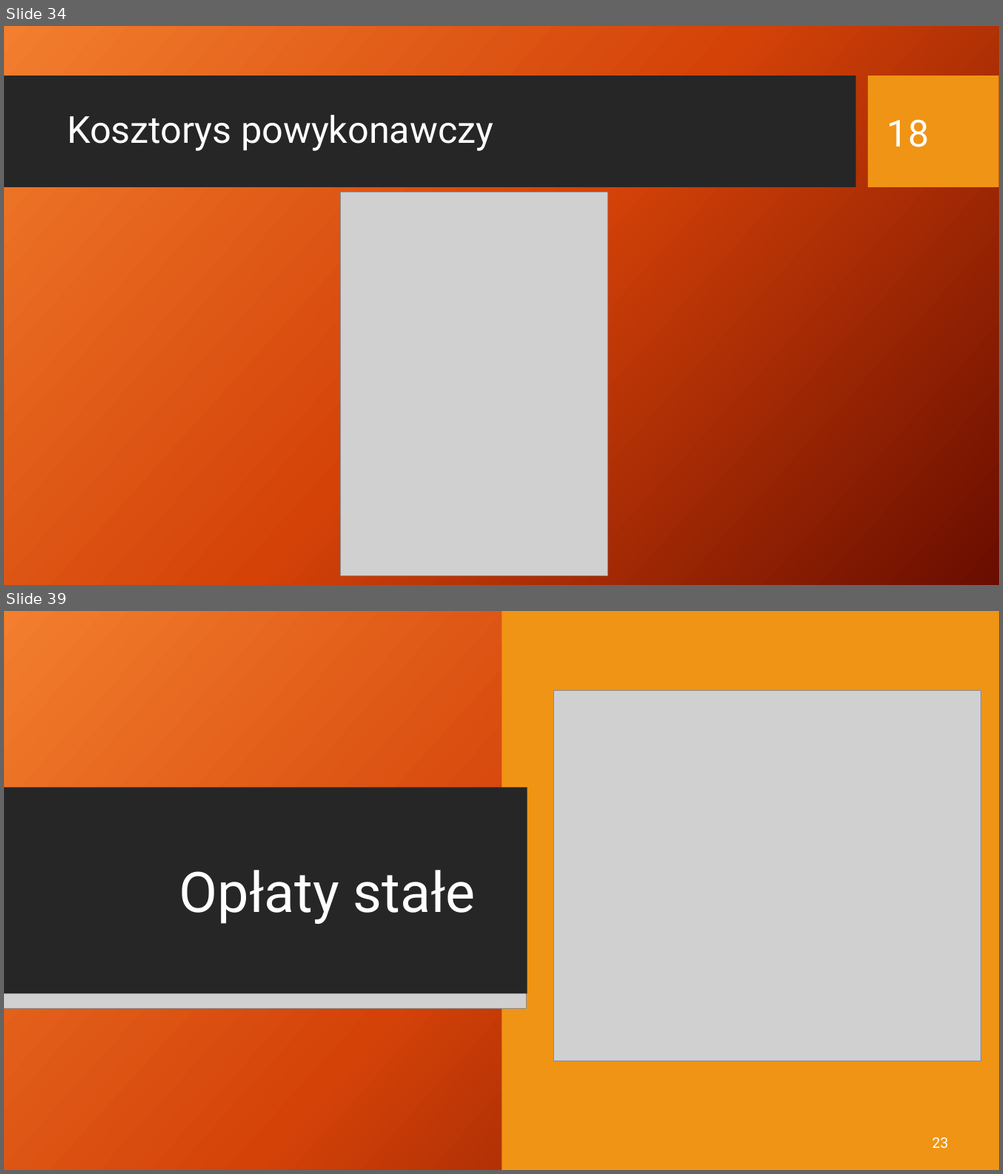
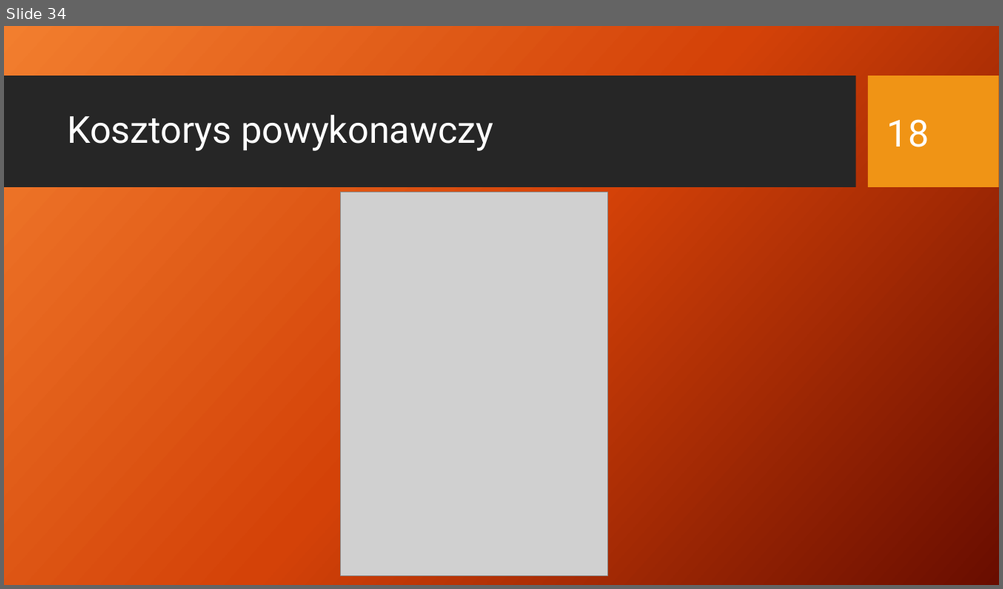
Before and after one commit to rudnickirobert/KWZP2021, a slide deck: Prezentacja_29.04.pptx. Shown one above the other, each under a label of ours: slides 34 and 39 before the commit, slide 34 after it; the slides between them are not shown. The pictures are 1003x1174 and 1003x589 pixels, drawn with LibreOffice and Linux fonts; fonts in the diff are those of the drawing; grey boxes stand for pictures; background and template pictures are left out. Boxes give left, top, right and bottom in pixels: in the first picture for what was removed or moved away, otherwise in the second. Text is boxed around its words. In the diff, an @@ line names an element or a change of style, - is before the commit and + after.

```diff
--- a/Prezentacja_29.04.pptx
+++ b/Prezentacja_29.04.pptx
@@ slide 39 removed at (4,611,999,1170), background picture (left out); not listed: 2 template elements that a slide beside it also shows @@
@@ rectangle removed at (4,611,999,1170) @@
@@ rectangle removed at (502,611,999,1170) @@
@@ picture removed at (554,690,981,1061) @@
@@ rectangle removed at (4,788,527,994) @@
@@ rectangle removed at (4,822,736,958) @@
@@ rectangle removed at (747,822,999,958) @@
@@ title removed at (179,870,475,924) @@
-Opłaty stałe
@@ picture removed at (4,957,736,980) @@
@@ picture removed at (747,957,999,980) @@
@@ picture removed at (4,994,526,1008) @@
@@ text removed at (932,1138,948,1149) @@
-23
```
Also in this commit, not shown: 4 slides changed, 5 slides added, 3 other slides removed, 31 other files.
